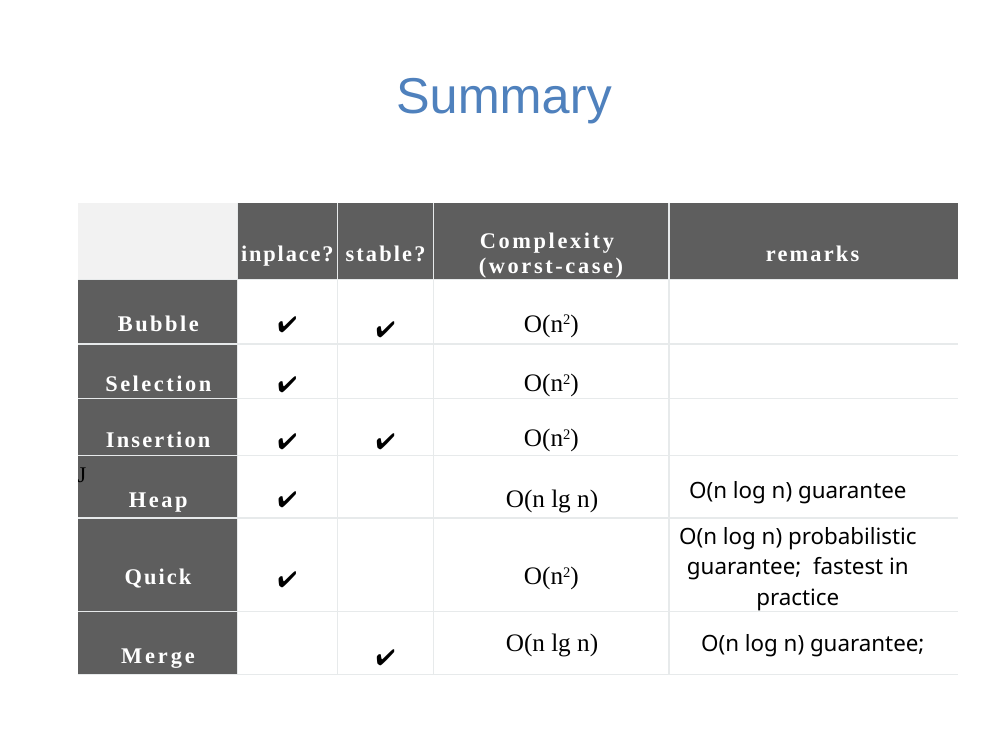
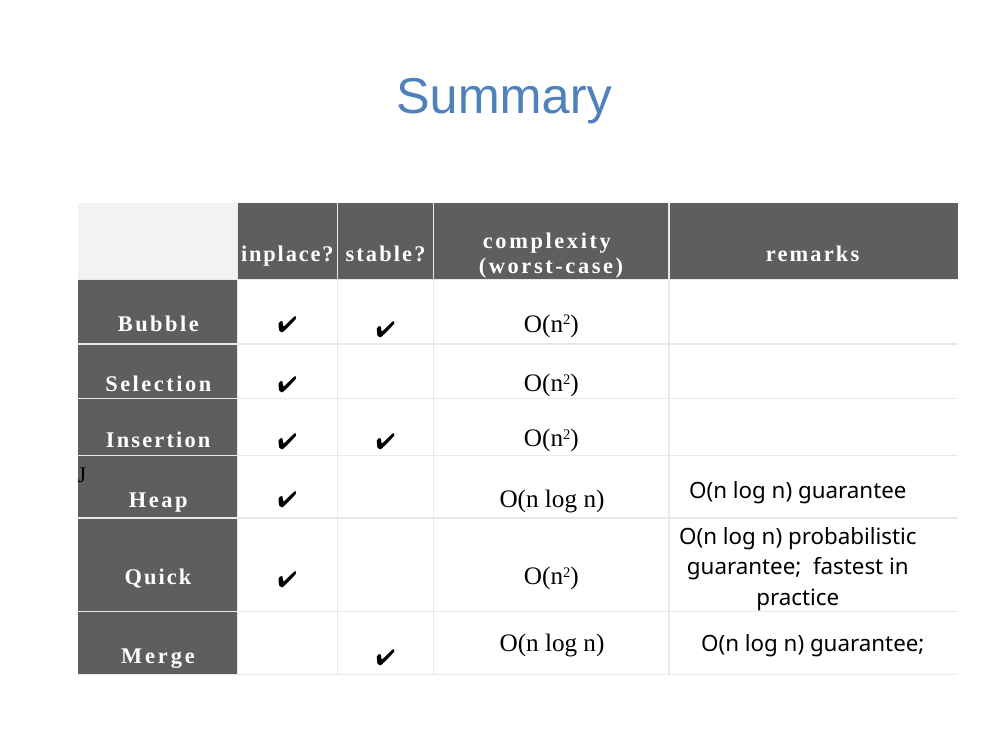
Before and after one commit to guhofstra/CSC111Fa25, a slide deck: slide 48 of PPTs/Lecture 13-sorting algorithms.pptx (slide 44 before the commit). Drawn at 1008x756 pixels with LibreOffice and Linux fonts; fonts in the diff are those of the drawing. Boxes give left, top, right and bottom in pixels: in the first picture for what was removed or moved away, otherwise in the second. Text is boxed around its words. In the diff, an @@ line names an element or a change of style, - is before the commit and + after.

```diff
--- a/PPTs/Lecture 13-sorting algorithms.pptx
+++ b/PPTs/Lecture 13-sorting algorithms.pptx
@@ table at [78,203,957,672] @@
-row 1, column 4: Complexity / (worst-case)
+row 1, column 4: complexity / (worst-case)
-row 5, column 4: O(n lg n)
+row 5, column 4: O(n log n)
-row 7, column 4: O(n lg n)
+row 7, column 4: O(n log n)
```
Also in this commit, not shown: 18 other slides changed, 6 slides added, 1 slide removed, 17 other files.
